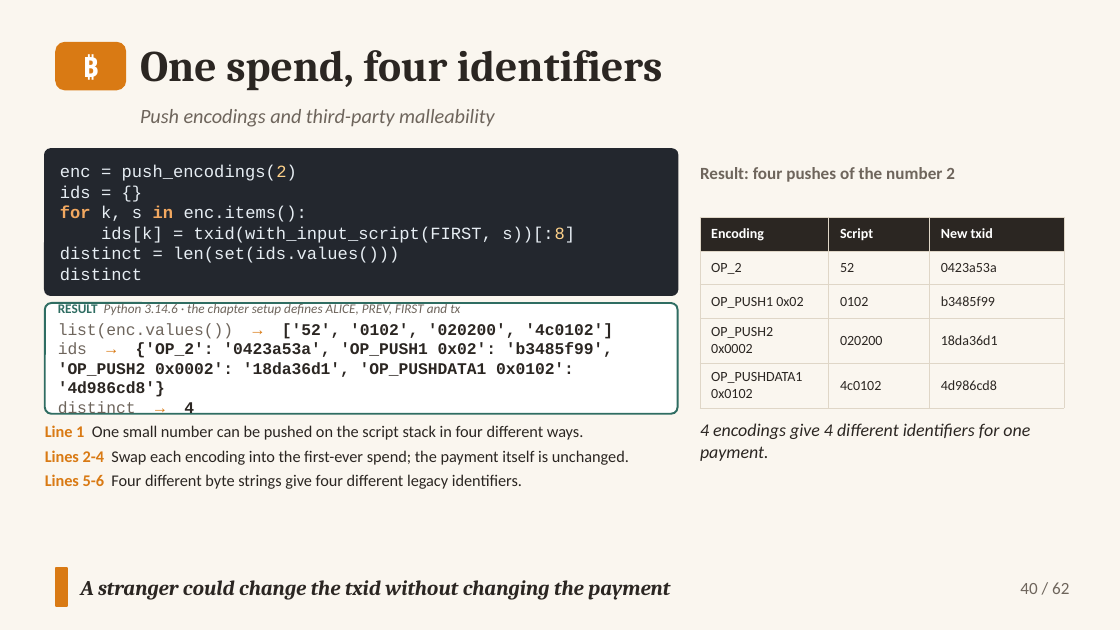
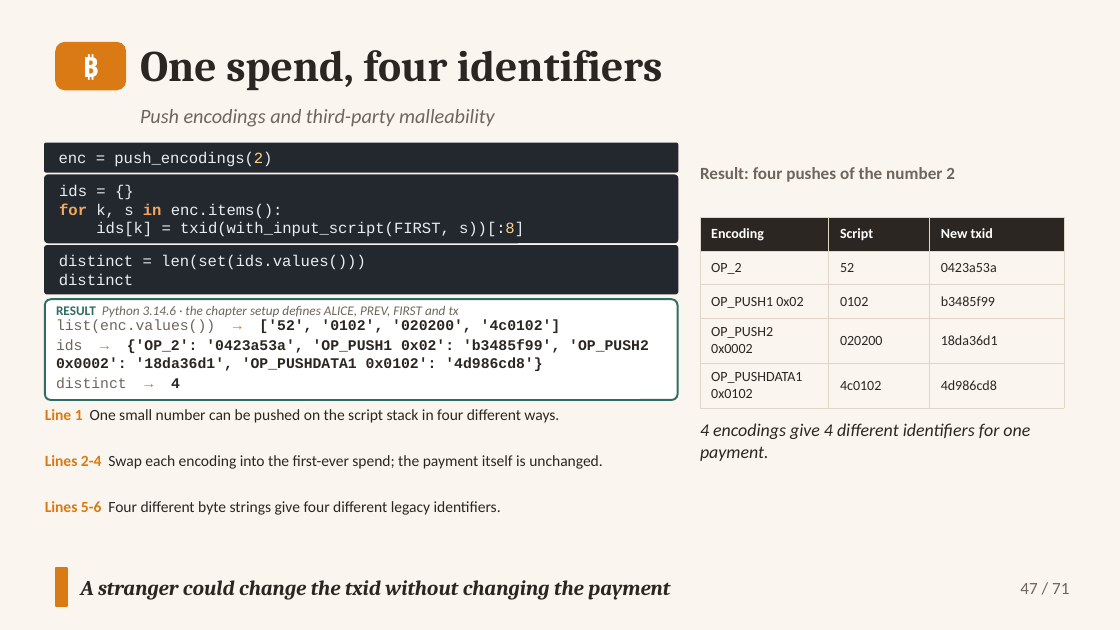
Before and after one commit to altunelyusuf/SEN0401, a slide deck: slide 47 of 03-materials/ch06/SEN0401_Ch06_Transactions_3e_v2_3_0.pptx (slide 40 before the commit). Drawn at 1120x630 pixels with LibreOffice and Linux fonts; fonts in the diff are those of the drawing. Boxes give left, top, right and bottom in pixels: in the first picture for what was removed or moved away, otherwise in the second. Text is boxed around its words. In the diff, an @@ line names an element or a change of style, - is before the commit and + after.

```diff
--- a/03-materials/ch06/SEN0401_Ch06_Transactions_3e_v2_3_0.pptx
+++ b/03-materials/ch06/SEN0401_Ch06_Transactions_3e_v2_3_0.pptx
@@ rounded rectangle added at box(45, 143, 678, 171), fill #23272E, outline #23272E 1 pt, 10 pt, text #E6EDF3 @@
+enc = push_encodings(2)
@@ rounded rectangle "ids = {}": place and size @@
-rounded rectangle "ids = {}" at box(45, 149, 678, 296)
+rounded rectangle "ids = {}" at box(45, 175, 678, 242)
@@ rounded rectangle "ids = {}" at box(45, 175, 678, 242): size 11 to 10 pt; proportions changed @@
@@ text in rounded rectangle at box(60, 164, 297, 181): paragraph removed @@
-enc = push_encodings(2)
@@ rounded rectangle added at box(45, 245, 678, 293), fill #23272E, outline #23272E 1 pt, 10 pt, text #E6EDF3 @@
+distinct = len(set(ids.values()))
+distinct
@@ text in rounded rectangle at box(60, 246, 399, 280): paragraphs removed @@
-distinct = len(set(ids.values()))
-distinct
@@ rounded rectangle added at box(45, 299, 678, 400), fill #FFFFFF, outline #2F6D62 1.25 pt @@
@@ text added at box(56, 306, 459, 317), 8.5 pt, text #6E655C, italic @@
+RESULT Python 3.14.6 · the chapter setup defines ALICE, PREV, FIRST and tx
@@ text added at box(56, 319, 561, 333), 9.5 pt, text #2B2622, bold @@
+list(enc.values()) → ['52', '0102', '020200', '4c0102']
@@ text at box(58, 302, 613, 339): paragraphs removed @@
-RESULT Python 3.14.6 · the chapter setup defines ALICE, PREV, FIRST and tx
-list(enc.values()) → ['52', '0102', '020200', '4c0102']
@@ text "ids → {'OP_2': '0423a53a', 'OP_PUSH1 ...": place and size @@
-text "ids → {'OP_2': '0423a53a', 'OP_PUSH1 ..." at box(45, 304, 678, 414)
+text "ids → {'OP_2': '0423a53a', 'OP_PUSH1 ..." at box(56, 339, 649, 371)
@@ text "ids → {'OP_2': '0423a53a', 'OP_PUSH1 ..." at box(56, 339, 649, 371): size 10.5 to 9.5 pt; vertical alignment middle to top; fill #FFFFFF to none; outline #2F6D62 1.25 pt to none @@
@@ text added at box(56, 377, 180, 388), 9.5 pt, text #6E655C @@
+distinct → 4
@@ text added at box(45, 409, 559, 423), 10 pt, text #2B2622 @@
+Line 1 One small number can be pushed on the script stack in four different ways.
@@ text at box(58, 401, 194, 415): paragraph removed @@
-distinct → 4
@@ text at box(45, 425, 584, 440): paragraph removed @@
-Line 1 One small number can be pushed on the script stack in four different ways.
@@ text at box(45, 474, 522, 489): paragraph removed @@
-Lines 5-6 Four different byte strings give four different legacy identifiers.
@@ text "Lines 2-4 Swap each encoding ...": place and size @@
-text "Lines 2-4 Swap each encoding ..." at box(45, 425, 629, 489)
+text "Lines 2-4 Swap each encoding ..." at box(45, 455, 603, 469)
@@ text "Lines 2-4 Swap each encoding ..." at box(45, 455, 603, 469): size 10.5 to 10 pt; less space between paragraphs @@
@@ text added at box(45, 501, 501, 515), 10 pt, text #2B2622 @@
+Lines 5-6 Four different byte strings give four different legacy identifiers.
@@ text at box(1020, 583, 1069, 594): text changed @@
-40 / 62
+47 / 71
```
Also in this commit, not shown: 61 other slides changed, 9 slides added, 14 other files.
